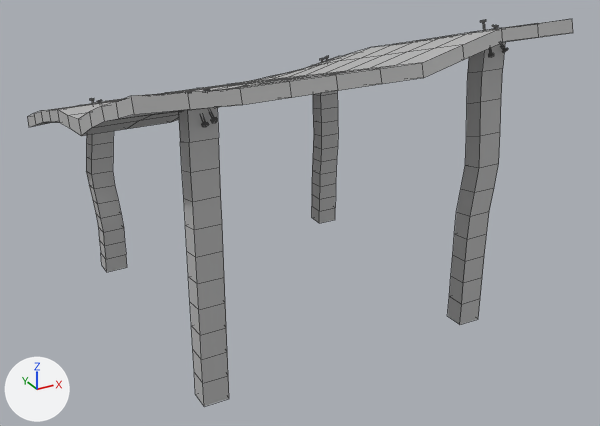
An edit to the FBX model Models/WoodenRoof/WoodenRoofFBX.fbx, drawn before and after from the same camera.
Rendered twice from a 50 mm camera at (-0.0354, -0.0704, 0.0429) aimed at (0.0015, -0.0033, 0.0094). Lighting does not change. The marker at lower left points along +X, +Y and +Z. Mesh edges are drawn as thin lines. Where no turn or scale is listed for an object, it has been applied to the vertices.
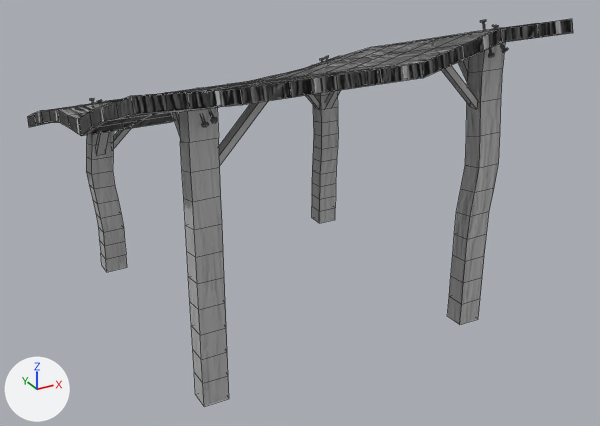
Where the newer file only moved an object's origin or applied its transform, the numbers keep the older frame.

What differs and where, as boxes [x1, y1, x2, y2] in the pictures (600 x 426 px):
part 1 of me_mesh, added: after [96, 58, 477, 165]
part 2 of me_mesh, surface changed: [27, 19, 573, 391] in both

What changed in the scene script:
```text
Add img_updatedwoodenroofobj_lambert2sg_normal_png:
    img_updatedwoodenroofobj_lambert2sg_normal_png = load_image('UpdatedWoodenRoofOBJ_lambert2SG_Normal.png', 'UpdatedWoodenRoofTextures/UpdatedWoodenRoofOBJ_lambert2SG_Normal.png', 1024, 1024, 'Non-Color')
Add mat_openpbrsurface2:
    mat_openpbrsurface2 = bpy.data.materials.new('openPBRSurface2')
    # colours: grey #bcbcbc
    # uses the picture img_updatedwoodenroofobj_lambert2sg_normal_png
Change me_mesh:
    used by ob_pcube21; location = (0.0, 0.00015, 0.01379)
    remove me_mesh.from_pydata(...)  # 742 vertices, 760 faces; spans x -0.0196..0.0195, y -0.0191..0.0191, z -0.0138..0.0158
    remove me_mesh.materials.append(mat_openpbrsurface1)  # grey #bcbcbc
    add me_mesh.from_pydata(...)  # 806 vertices, 808 faces; spans x -0.0196..0.0195, y -0.0191..0.0191, z -0.0138..0.0158
    me_mesh part 1
    42 vertices are added at x -0.0145..0.0142, y -0.0157..0.0131, z -0.0002..0.0129
    14 new vertices lie (0.0, 0.0, 0.0008) away from vertices in x -0.0145..0.0142, y -0.0157..0.0131, z -0.0002..0.0087
    8 new vertices lie (0.0008, 0.0, 0.0) away from vertices in x -0.0088..0.0096, y -0.0157..0.0131, z 0.0039..0.0129
    48 new faces join them
    me_mesh part 2: 746 kept faces spanning x -0.0196..0.0195, y -0.0191..0.0191, z -0.0138..0.0158 get new texture (UV) coordinates
    add me_mesh.materials.append(mat_openpbrsurface2)
```
